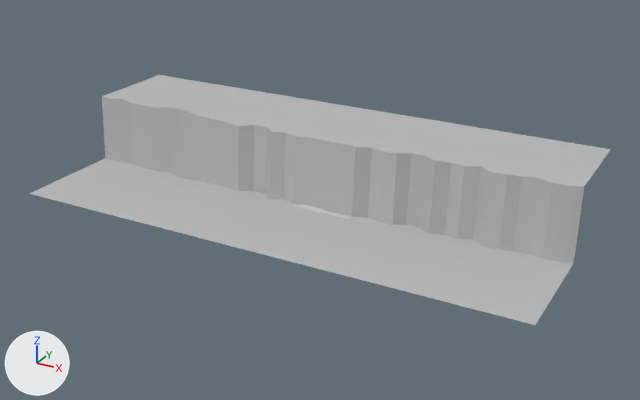
The FBX model Content/Geometry/Landscape/Ledge.fbx, before and after one commit.
Camera for both pictures: a 50 mm lens placed at (13.31, -23.58, 10.52), pointed at (0.58, -0.43, -1.05). Arrows for +X, +Y and +Z are at lower left; the lights stay in place. Where no turn or scale is listed for an object, it has been applied to the vertices.

The first picture shows 'Ledge'.
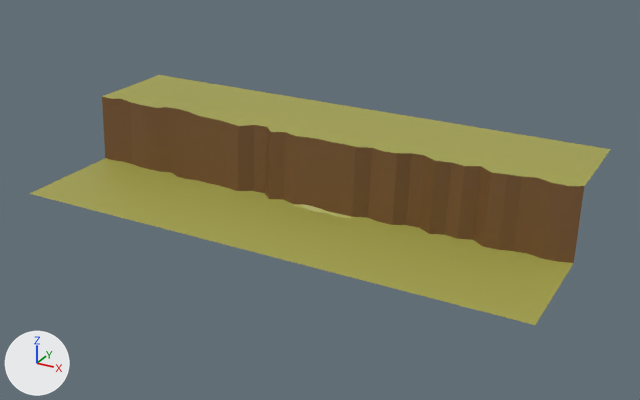
Diff of the bpy script that builds the scene:
```diff
--- a/Content/Geometry/Landscape/Ledge.fbx.py
+++ b/Content/Geometry/Landscape/Ledge.fbx.py
@@ mat_rock1 @@
+mat_rock1 = principled_material('Rock1')
+mat_rock1.base_color = (0.376, 0.364, 0.0737)  # yellow #a5a34d
@@ mat_rock @@
+mat_rock = principled_material('Rock')
+mat_rock.base_color = (0.174, 0.0832, 0.0256)  # brown #74512c
@@ me_mesh @@
 me_mesh.from_pydata(...)  # 451 vertices, 400 faces; spans x -8.8..8.8, y -4.0..3.3, z -1.5..1.1
 # used by ob_ledge; location = (0.0, 0.0, 0.0)
+# me_mesh part 1: all 200 faces centred in x -8.5..8.6, y -3.5..-0.3, z -1.4 switch from mat_lambert1 (grey #bcbcbc) to mat_rock1 (yellow #a5a34d)
+# me_mesh part 2: all 160 faces centred in x -8.5..8.5, y 0.1..2.9, z 0.9..1.0 switch from mat_lambert1 (grey #bcbcbc) to mat_rock1 (yellow #a5a34d)
+# me_mesh part 3: all 40 faces centred in x -8.5..8.5, y -0.3..0.0, z -0.3..-0.2 switch from mat_lambert1 (grey #bcbcbc) to mat_rock (brown #74512c)
```

Boxes (x1, y1, x2, y2) around the edits, measured in the pictures (640 x 400 px):
part 1 of me_mesh, recoloured (grey to yellow)
    both: (29, 158, 573, 325)
part 2 of me_mesh, recoloured (grey to yellow)
    both: (102, 75, 611, 186)
part 3 of me_mesh, recoloured (grey to brown)
    both: (102, 97, 584, 263)
